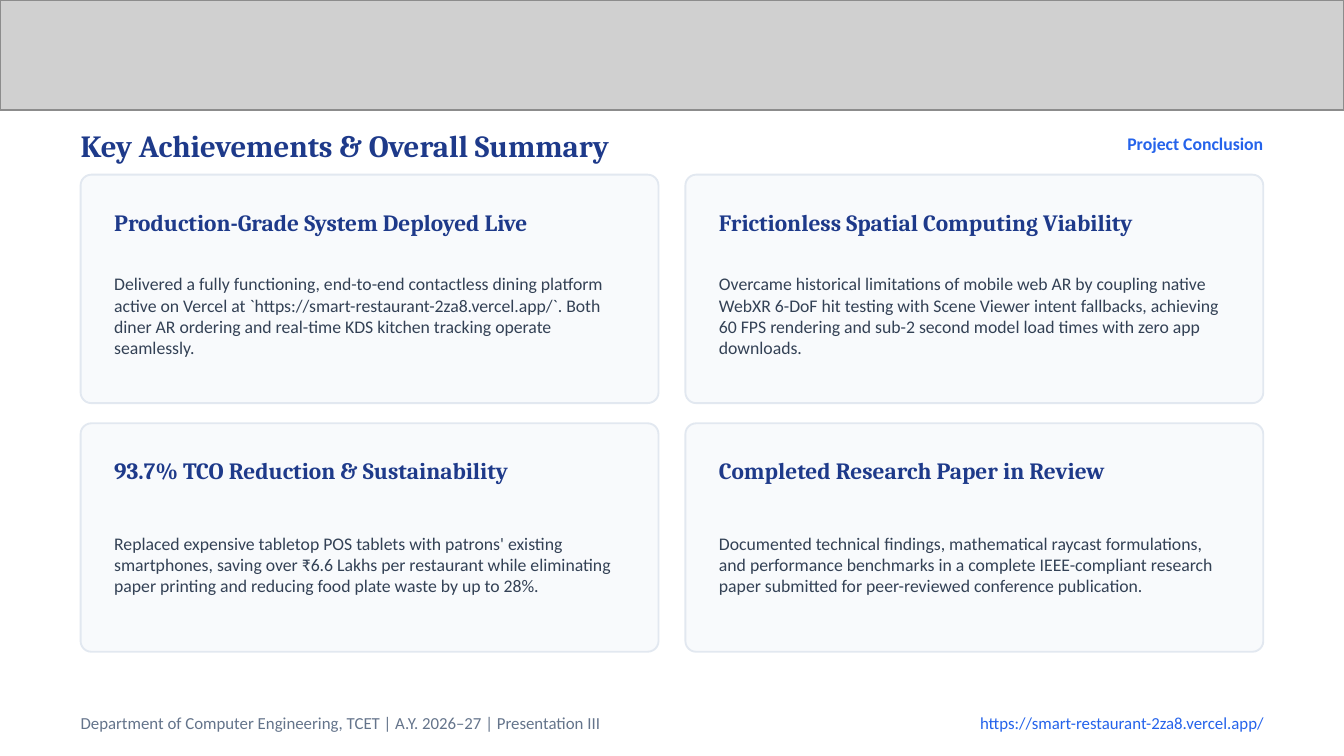
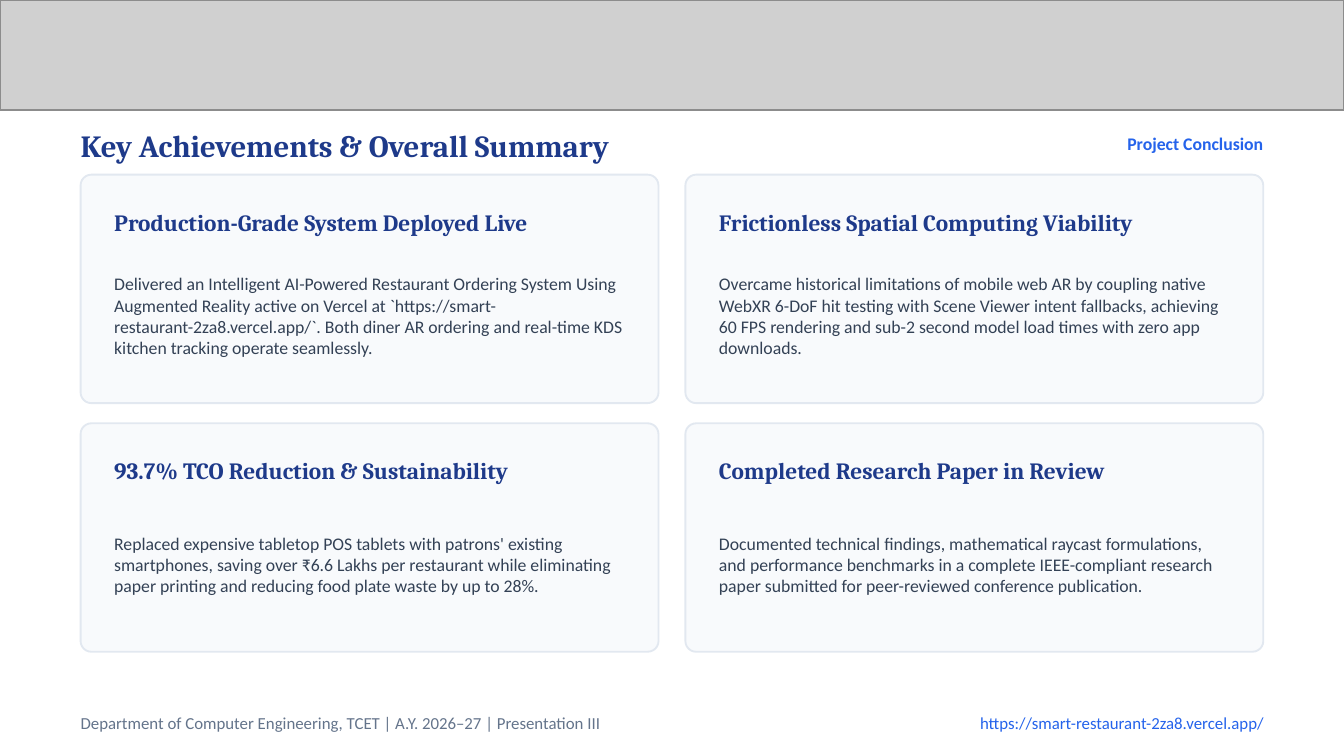
Before and after one commit to MANAV0060/Smart-Restaurant, a slide deck: slide 18 of Smart_Restaurant_Presentation_III.pptx. Drawn at 1344x756 pixels with LibreOffice and Linux fonts; fonts in the diff are those of the drawing; grey boxes stand for pictures. Boxes give left, top, right and bottom in pixels: in the first picture for what was removed or moved away, otherwise in the second. Text is boxed around its words. In the diff, an @@ line names an element or a change of style, - is before the commit and + after.

```diff
--- a/Smart_Restaurant_Presentation_III.pptx
+++ b/Smart_Restaurant_Presentation_III.pptx
@@ text at [114, 277, 622, 357]: text changed @@
-Delivered a fully functioning, end-to-end contactless dining platform active on Vercel at `https://smart-restaurant-2za8.vercel.app/`. Both diner AR ordering and real-time KDS kitchen tracking operate seamlessly.
+Delivered an Intelligent AI-Powered Restaurant Ordering System Using Augmented Reality active on Vercel at `https://smart-restaurant-2za8.vercel.app/`. Both diner AR ordering and real-time KDS kitchen tracking operate seamlessly.
```
Also in this commit, not shown: 3 other slides changed, 3 other files.
